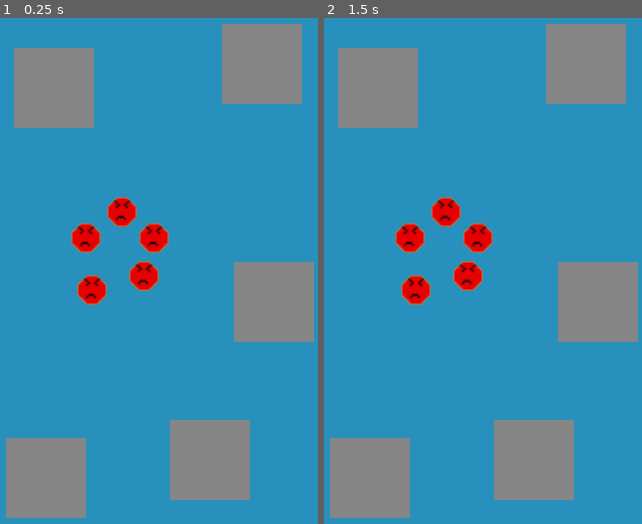
Above: before the commit, frames 1-2 (left to right).
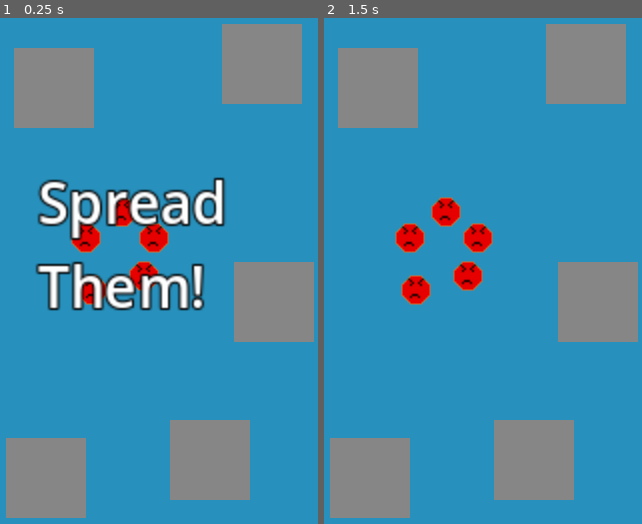
Above: after the commit, the same moments.

Repository: cjwadswo/SpreadIt
Game: Godot game, scene res://Minigames/Spread_Out/Spread_Out_Minigame.tscn
The game is run twice, just before and just after one commit, with the same random seed, the same clock (stepped at 60 frames per second) and the same inputs.
Inputs (mouse positions are in pixels of both pictures, inside the frame that each line leads up to):
- Up to frame 1 (0.25 s): no input
- Up to frame 2 (1.5 s): tap Enter at 0.5 s; move the mouse to (409, 235) at 0.52 s; click (409, 235) at 0.6 s; tap Space at 1.25 s; move the mouse to (444, 210) at 1.27 s; click (444, 210) at 1.35 s

The runs differ from the first frame. In frame 1, 7.2% of the frame differs, in the area x 11-71%, y 31-58%; in frame 2, nothing differs.

Commit message:
Add a prompt to hint the player on what to do

Diff:
--- a/Minigames/Spread_Out/Spread_Out_Minigame.gd
+++ b/Minigames/Spread_Out/Spread_Out_Minigame.gd
@@ -9,7 +9,7 @@
 	#generate draggable objects
 
 	#generate drop_area zones
-
+	$Timer.start()
 	draggable_nodes = get_tree().get_nodes_in_group("dragable")
 	draggable_count = draggable_nodes.size()
 	has_won_text = get_node("WonText")
@@ -27,3 +27,9 @@
 	if count == draggable_count:
 		has_won = true
 		has_won_text.visible = true
+
+
+
+
+func _on_timer_timeout():
+	get_node("MinigameText").visible = false
--- a/Minigames/Spread_Out/Spread_Out_Minigame.tscn
+++ b/Minigames/Spread_Out/Spread_Out_Minigame.tscn
@@ -63,6 +63,11 @@
 outline_size = 4
 outline_color = Color(0.00392157, 0.00392157, 0.00392157, 1)
 
+[sub_resource type="LabelSettings" id="LabelSettings_5pbsm"]
+font_size = 28
+outline_size = 4
+outline_color = Color(0, 0, 0, 1)
+
 [node name="Spread_Out_Minigame" type="Node2D"]
 script = ExtResource("1_6365x")
 
@@ -109,5 +114,17 @@
 text = "You won!"
 label_settings = SubResource("LabelSettings_3lbbm")
 
+[node name="Timer" type="Timer" parent="."]
+
+[node name="MinigameText" type="Label" parent="."]
+offset_left = -50.0
+offset_top = -54.0
+offset_right = 74.0
+offset_bottom = 44.0
+text = "Spread
+Them!"
+label_settings = SubResource("LabelSettings_5pbsm")
+
 [connection signal="area_entered" from="Area2D3" to="Area2D" method="_on_area_2d_3_area_entered"]
 [connection signal="child_entered_tree" from="Area2D3" to="Area2D" method="_on_area_2d_3_child_entered_tree"]
+[connection signal="timeout" from="Timer" to="." method="_on_timer_timeout"]
Not shown: 1 places in Minigames/Spread_Out/Spread_Out_Minigame.tscn that only renumber resources
